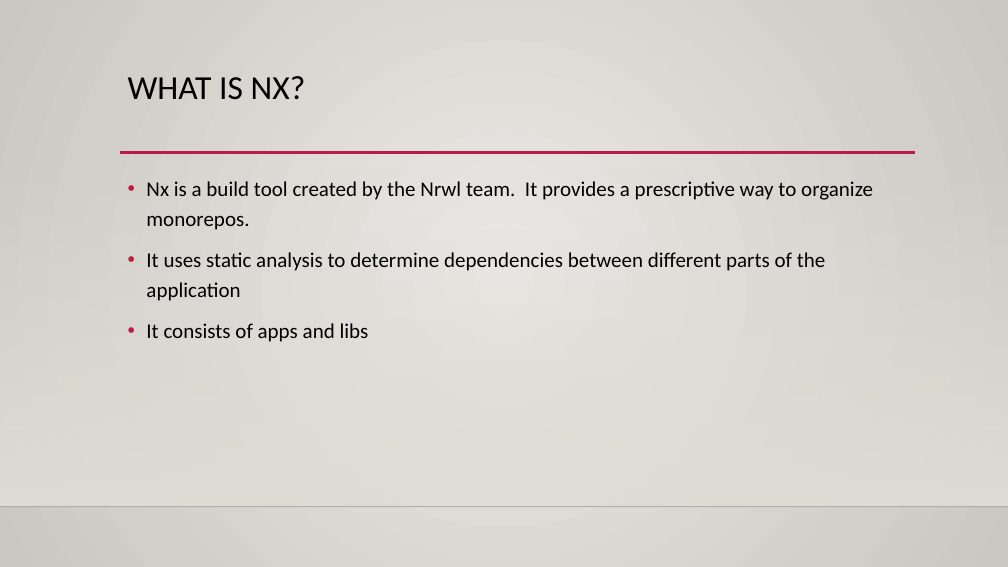
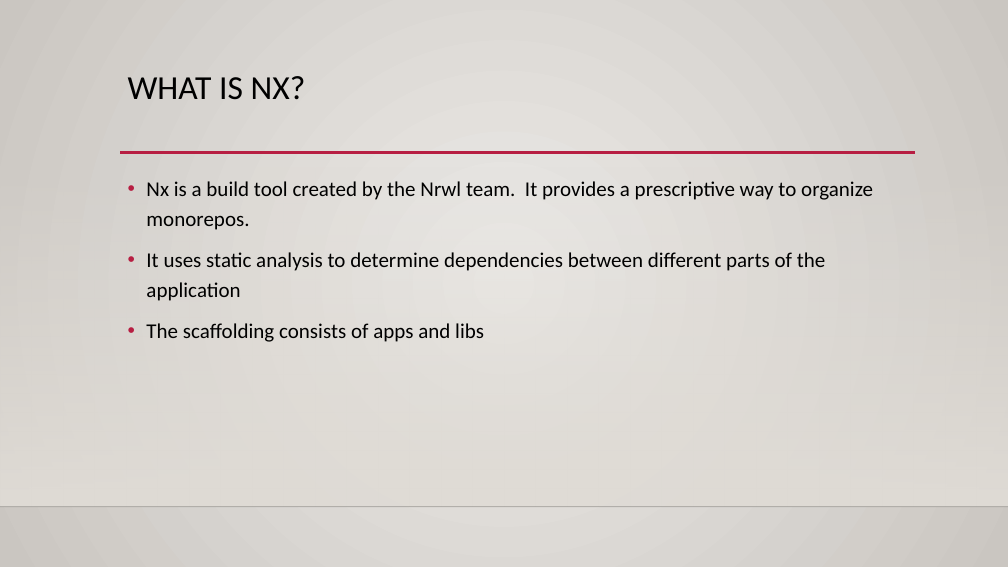
Before and after one commit to paulmojicatech/angular-dc-meetup-may-24-2022, a slide deck: slide 3 of Presentation.pptx (slide 2 before the commit). Drawn at 1008x567 pixels with LibreOffice and Linux fonts; fonts in the diff are those of the drawing; background and template pictures are left out. Boxes give left, top, right and bottom in pixels: in the first picture for what was removed or moved away, otherwise in the second. Text is boxed around its words. In the diff, an @@ line names an element or a change of style, - is before the commit and + after.

Commit message:
changes to powerpoint

```diff
--- a/Presentation.pptx
+++ b/Presentation.pptx
@@ text at [146, 323, 484, 342]: text changed @@
-• It consists of apps and libs
+• The scaffolding consists of apps and libs
```
Also in this commit, not shown: 1 slide added.
